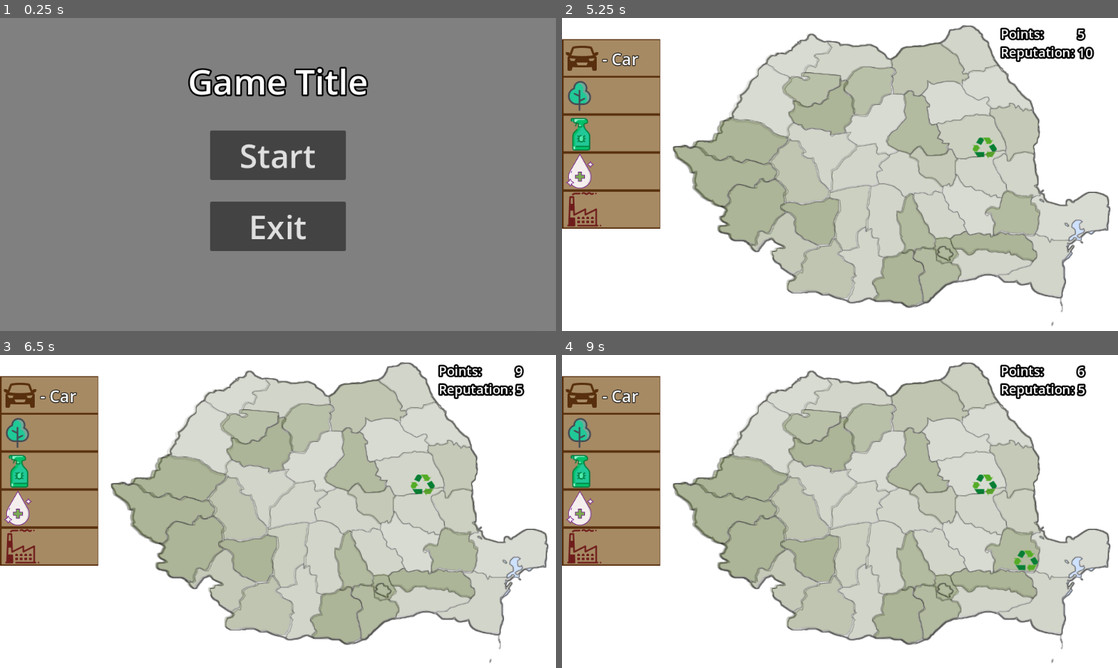
Above: before the commit, frames 1-4 (two rows, left to right).
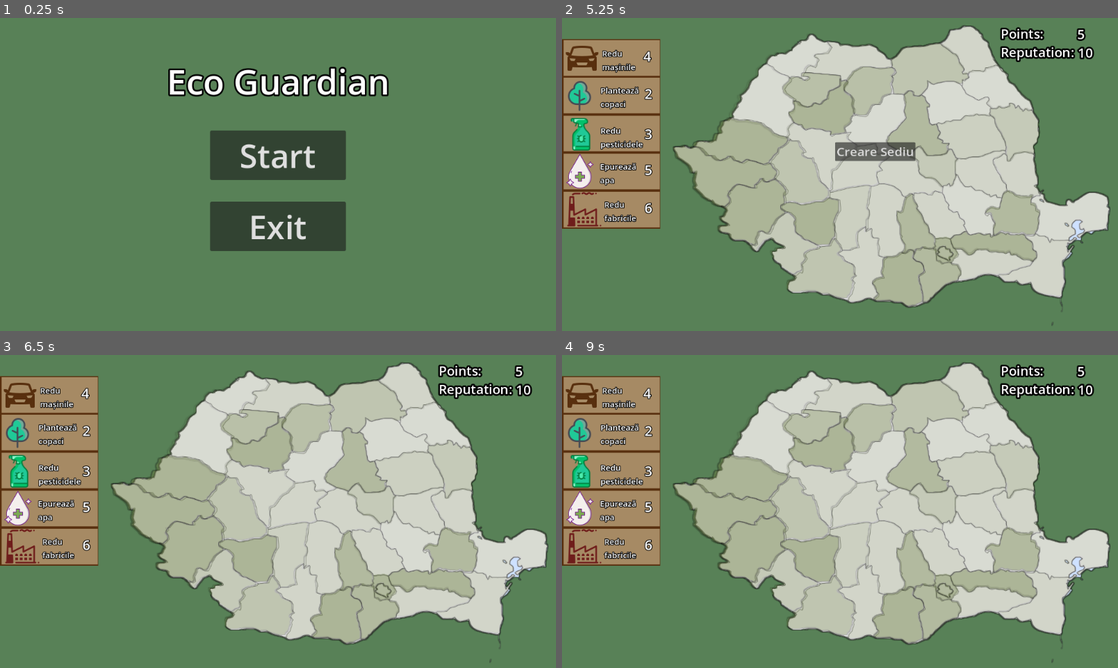
Above: after the commit, the same moments.

Repository: Yuichiro021/TechnoByte
Game: Godot game, scene res://main_menu/main_menu.tscn
Same seed, same stepped clock (60 frames per second), same inputs: the game is played once before the commit and once after it.
Inputs (mouse positions are in pixels of both pictures, inside the frame that each line leads up to):
- Up to frame 1 (0.25 s): no input
- Up to frame 2 (5.25 s): click "Start" at 0.5 s; click "Back" at 1.25 s; click "Start" at 2 s; click "Start" at 2.75 s; tap Enter at 3.5, 5 s; move the mouse to (962, 158) at 3.52 s; click (962, 158) at 3.67 s; tap Space at 4.25 s; move the mouse to (728, 190) at 4.27 s; click (728, 190) at 4.42 s; move the mouse to (895, 105) at 5.02 s; click (895, 105) at 5.17 s
- Up to frame 3 (6.5 s): click (311, 489) at 5.75 s, where only the run after the commit has a clickable "Creare Sediu"
- Up to frame 4 (9 s): tap Space at 6.5 s; move the mouse to (812, 574) at 6.52 s; click (812, 574) at 6.67 s; click (812, 583) at 7.25 s, where only the run after the commit has a clickable "Creare Sediu"; tap Enter at 8 s; move the mouse to (1006, 558) at 8.02 s; click (1006, 558) at 8.17 s; click "Creare Sediu" at 8.75 s

The runs differ from the first frame. In frame 1, 92% of the frame differs, in the area x 0-100%, y 0-100%; in frame 2, 47%; in frame 3, 46%; in frame 4, 46%.

Commit message:
edit ui elems

Diff:
--- a/Scenes/level1.tscn
+++ b/Scenes/level1.tscn
@@ -51,6 +51,7 @@
 [ext_resource type="Texture2D" uid="uid://bm5xntjty5few" path="res://resources/icons/water.png" id="50_j883l"]
 [ext_resource type="Texture2D" uid="uid://br1ggnd7j6ce7" path="res://resources/level/cutie3.png" id="51_kgdte"]
 [ext_resource type="Texture2D" uid="uid://rgxk7xhqs2xb" path="res://resources/icons/factory.png" id="51_pblnv"]
+[ext_resource type="Texture2D" uid="uid://idgopyv5awun" path="res://resources/main_menu/green_main_menu.png" id="52_qkk5f"]
 
 [node name="Node" type="Node"]
 
@@ -533,6 +534,26 @@
 offset_bottom = 174.0
 texture = ExtResource("46_7vt8c")
 
+[node name="Label" type="Label" parent="icon_menu/TextureRect2"]
+offset_left = 69.0
+offset_top = 12.0
+offset_right = 272.0
+offset_bottom = 54.0
+theme_override_colors/font_outline_color = Color(0, 0, 0, 1)
+theme_override_constants/outline_size = 5
+theme_override_font_sizes/font_size = 15
+text = "Plantează
+copaci"
+
+[node name="Label" type="Label" parent="icon_menu/TextureRect2/Label"]
+offset_left = 81.0
+offset_right = 173.0
+offset_bottom = 35.0
+theme_override_colors/font_outline_color = Color(0, 0, 0, 1)
+theme_override_constants/outline_size = 5
+theme_override_font_sizes/font_size = 25
+text = "2"
+
 [node name="TextureRect3" type="TextureRect" parent="icon_menu"]
 z_index = 2
 offset_left = 2.0
@@ -541,6 +562,27 @@
 offset_bottom = 244.0
 texture = ExtResource("47_xr5x0")
 
+[node name="Label" type="Label" parent="icon_menu/TextureRect3"]
+offset_left = 69.0
+offset_top = 12.0
+offset_right = 211.0
+offset_bottom = 59.0
+theme_override_colors/font_outline_color = Color(0, 0, 0, 1)
+theme_override_constants/outline_size = 5
+theme_override_font_sizes/font_size = 15
+text = "Redu
+pesticidele"
+
+[node name="Label" type="Label" parent="icon_menu/TextureRect3/Label"]
+offset_left = 81.0
+offset_right = 153.0
+offset_bottom = 35.0
+theme_override_colors/font_outline_color = Color(0, 0, 0, 1)
+theme_override_constants/outline_size = 5
+theme_override_font_sizes/font_size = 25
+text = "3
+"
+
 [node name="TextureRect4" type="TextureRect" parent="icon_menu"]
 z_index = 2
 offset_left = 1.0
@@ -549,6 +591,26 @@
 offset_bottom = 314.0
 texture = ExtResource("50_j883l")
 
+[node name="Label" type="Label" parent="icon_menu/TextureRect4"]
+offset_left = 69.0
+offset_top = 12.0
+offset_right = 272.0
+offset_bottom = 54.0
+theme_override_colors/font_outline_color = Color(0, 0, 0, 1)
+theme_override_constants/outline_size = 5
+theme_override_font_sizes/font_size = 15
+text = "Epurează
+apa"
+
+[node name="Label" type="Label" parent="icon_menu/TextureRect4/Label"]
+offset_left = 82.0
+offset_right = 132.0
+offset_bottom = 35.0
+theme_override_colors/font_outline_color = Color(0, 0, 0, 1)
+theme_override_constants/outline_size = 5
+theme_override_font_sizes/font_size = 25
+text = "5"
+
 [node name="TextureRect5" type="TextureRect" parent="icon_menu"]
 z_index = 2
 offset_left = 9.0
@@ -557,6 +619,26 @@
 offset_bottom = 384.0
 texture = ExtResource("51_pblnv")
 
+[node name="Label" type="Label" parent="icon_menu/TextureRect5"]
+offset_left = 69.0
+offset_top = 12.0
+offset_right = 272.0
+offset_bottom = 54.0
+theme_override_colors/font_outline_color = Color(0, 0, 0, 1)
+theme_override_constants/outline_size = 5
+theme_override_font_sizes/font_size = 15
+text = "Redu
+fabricile"
+
+[node name="Label" type="Label" parent="icon_menu/TextureRect5/Label"]
+offset_left = 74.0
+offset_right = 144.0
+offset_bottom = 35.0
+theme_override_colors/font_outline_color = Color(0, 0, 0, 1)
+theme_override_constants/outline_size = 5
+theme_override_font_sizes/font_size = 25
+text = "6"
+
 [node name="TextureRect" type="TextureRect" parent="icon_menu"]
 z_index = 2
 offset_left = 5.0
@@ -569,12 +651,27 @@
 layout_mode = 0
 offset_left = 69.0
 offset_top = 12.0
-offset_right = 112.0
-offset_bottom = 69.0
-theme_override_colors/font_outline_color = Color(0, 0, 0, 1)
-theme_override_constants/outline_size = 5
-theme_override_font_sizes/font_size = 30
-text = "- Car"
+offset_right = 272.0
+offset_bottom = 54.0
+theme_override_colors/font_outline_color = Color(0, 0, 0, 1)
+theme_override_constants/outline_size = 5
+theme_override_font_sizes/font_size = 15
+text = "Redu
+mașinile"
+
+[node name="Label" type="Label" parent="icon_menu/TextureRect/Label"]
+layout_mode = 1
+anchors_preset = -1
+anchor_left = 0.35
+anchor_right = 0.35
+offset_left = 4.95
+offset_top = -1.0
+offset_right = 62.95
+offset_bottom = 35.0
+theme_override_colors/font_outline_color = Color(0, 0, 0, 1)
+theme_override_constants/outline_size = 5
+theme_override_font_sizes/font_size = 25
+text = "4"
 
 [node name="MarginContainer" type="MarginContainer" parent="icon_menu"]
 z_index = 1
@@ -653,3 +750,9 @@
 offset_right = 79.0
 offset_bottom = 629.0
 scale = Vector2(0.8, 0.8)
+
+[node name="TextureRect3" type="TextureRect" parent="."]
+z_index = -1
+offset_right = 40.0
+offset_bottom = 40.0
+texture = ExtResource("52_qkk5f")
--- a/main_menu/main_menu.tscn
+++ b/main_menu/main_menu.tscn
@@ -1,7 +1,7 @@
 [gd_scene load_steps=3 format=3 uid="uid://dsxkq8fbcaq2i"]
 
 [ext_resource type="Script" path="res://main_menu/main_menu.gd" id="1_4e3m5"]
-[ext_resource type="Texture2D" uid="uid://cfjcgp8krdn86" path="res://resources/main_menu/menu_background.png" id="1_y7c3y"]
+[ext_resource type="Texture2D" uid="uid://idgopyv5awun" path="res://resources/main_menu/green_main_menu.png" id="2_4163k"]
 
 [node name="Main_Menu" type="Control"]
 layout_mode = 3
@@ -19,7 +19,7 @@
 anchor_bottom = 1.0
 grow_horizontal = 2
 grow_vertical = 2
-texture = ExtResource("1_y7c3y")
+texture = ExtResource("2_4163k")
 expand_mode = 1
 
 [node name="MarginContainer" type="MarginContainer" parent="."]
@@ -46,7 +46,7 @@
 theme_override_colors/font_outline_color = Color(0, 0, 0, 1)
 theme_override_constants/outline_size = 12
 theme_override_font_sizes/font_size = 64
-text = "Game Title"
+text = "Eco Guardian"
 horizontal_alignment = 1
 vertical_alignment = 1
 
Not shown: 1 places in Scenes/level1.tscn that only renumber resources
Binary file added: resources/main_menu/green_main_menu.png
Not shown, added: resources/main_menu/green_main_menu.png.import
